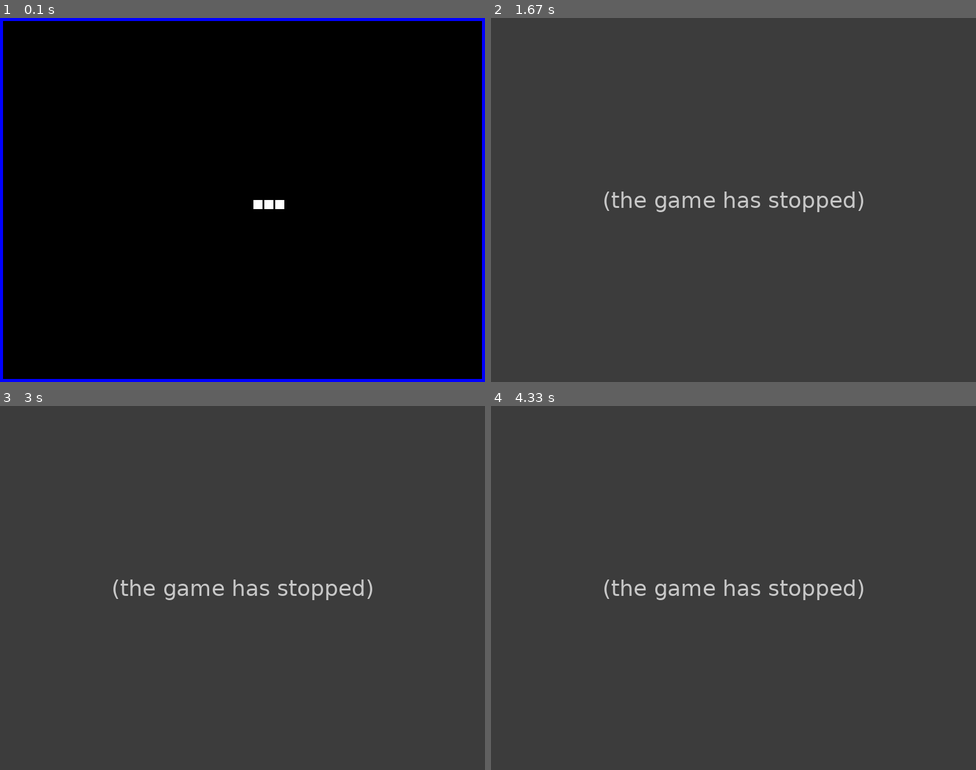
Above: before the commit, frames 1-4 (two rows, left to right).
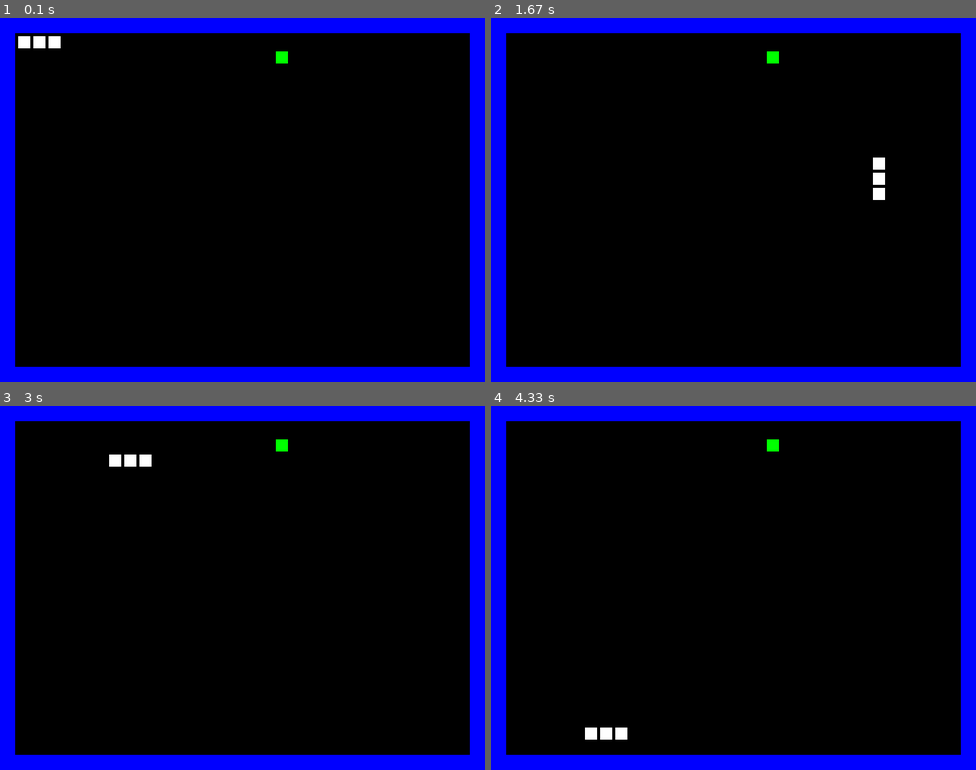
Above: after the commit, the same moments.

Repository: danlls/snake-pygame
Game: pygame game, started from main.py
The game is run twice, just before and just after one commit, with the same random seed, the same clock (stepped at 60 frames per second) and the same inputs.
Inputs:
- Up to frame 1 (0.1 s): no input
- Up to frame 2 (1.67 s): tap Enter at 0.33 s; hold Down 1.17-1.63 s
- Up to frame 3 (3 s): hold Left 1.67-2.07 s; hold Up 2.1-2.47 s; hold Left from 2.5 s (still down)
- Up to frame 4 (4.33 s): release Left at 3.13 s; hold Down 3.17-3.53 s; hold Right from 4.07 s (still down)

The runs differ from the first frame. In frame 1, 12% of the frame differs, in the area x 0-100%, y 0-100%; in frame 2, 100%; in frame 3, 100%; in frame 4, 100%.
Before the commit the program exited at 0.7 s; later frames show no game.

Commit message:
Ref #5 -- Add food to game
Render food, increase snake length after eating food and increase score

Diff:
--- a/main.py
+++ b/main.py
@@ -1,12 +1,21 @@
 import pygame
+import random
 
 # Constants
-FRAMERATE = 30
+FRAMERATE = 20
 
 # Color RGB values
 BLACK = (0, 0, 0)
 WHITE = (255, 255, 255)
 BLUE = (0, 0, 255)
+GREEN = (0, 255, 0)
+
+# Size of each snake segments
+SEGMENT_WIDTH = 20
+SEGMENT_HEIGHT = 20
+SEGMENT_MARGIN = 5
+
+WALL_THICKNESS = 25
 
 
 class Snake(pygame.sprite.Group):
@@ -17,9 +26,10 @@
         self.start_y = start_y
         self.length = length
         self.snake_segments = []
-        self.segment_width=15
-        self.segment_height=15
-        self.segment_margin=3
+        self.segment_width = SEGMENT_WIDTH
+        self.segment_height = SEGMENT_HEIGHT
+        self.segment_margin = SEGMENT_MARGIN
+        self.last_removed = None
 
         # Segment width and height are equal
         # Hence, size of segment in both dimension
@@ -46,6 +56,7 @@
 
     def pop(self):
         last_segment = self.snake_segments.pop()
+        self.last_removed = last_segment
         self.remove(last_segment)
         self.length -= 1
 
@@ -96,6 +107,9 @@
             if self.collides(sprite):
                 return True
         return False
+
+    def grow(self):
+        self.add_segment(self.last_removed.rect.x, self.last_removed.rect.y)
 
 
 class SnakeSegment(pygame.sprite.Sprite):
@@ -136,6 +150,32 @@
         self.rect.y = startpoint[1]
 
 
+class Food(pygame.sprite.Sprite):
+
+    def __init__(self, x_bound, y_bound):
+        super().__init__()
+
+        # Uses same size as snake segment
+        self.image = pygame.Surface([SEGMENT_WIDTH, SEGMENT_HEIGHT])
+        self.image.fill(GREEN)
+
+        self.rect = self.image.get_rect()
+        self.x_bound = x_bound
+        self.y_bound = y_bound
+
+    def spawn(self):
+        # Scale the bounds to segment size
+        segmentx_size = SEGMENT_WIDTH + SEGMENT_MARGIN
+        segmenty_size = SEGMENT_HEIGHT + SEGMENT_MARGIN
+        randx = random.randint(self.x_bound[0] // segmentx_size, self.x_bound[1] // segmentx_size - 1)
+        randy = random.randint(self.y_bound[0] // segmenty_size, self.y_bound[1] // segmenty_size - 1)
+        self.rect.x = (randx - 1) * segmentx_size + SEGMENT_MARGIN + WALL_THICKNESS
+        self.rect.y = (randy - 1) * segmenty_size + SEGMENT_MARGIN + WALL_THICKNESS
+
+    def draw(self, screen):
+        screen.blit(self.image, self.rect)
+
+
 class App:
 
     def __init__(self, width=800, height=600):
@@ -148,22 +188,25 @@
         self.clock = pygame.time.Clock()
         self.running = True
 
-        # Puts snake starting point at middle of screen
-        start_x = self.screen_width/2
-        start_y = self.screen_height/2
-        self.snake = Snake(start_x, start_y, 3)
-
         # Build walls
-        wall_thickness = 5
         wall_color = BLUE
         wall_list = [
-            Wall(wall_color, (0,0), (self.screen_width, 0), wall_thickness),
-            Wall(wall_color, (self.screen_width-wall_thickness, 0), (self.screen_width-wall_thickness, self.screen_height), wall_thickness),
-            Wall(wall_color, (0, self.screen_height-wall_thickness), (self.screen_width-wall_thickness, self.screen_height-wall_thickness), wall_thickness),
-            Wall(wall_color, (0,0), (0,self.screen_height), wall_thickness)
+            Wall(wall_color, (0,0), (self.screen_width, 0), WALL_THICKNESS),
+            Wall(wall_color, (self.screen_width-WALL_THICKNESS, 0), (self.screen_width-WALL_THICKNESS, self.screen_height), WALL_THICKNESS),
+            Wall(wall_color, (0, self.screen_height-WALL_THICKNESS), (self.screen_width-WALL_THICKNESS, self.screen_height-WALL_THICKNESS), WALL_THICKNESS),
+            Wall(wall_color, (0,0), (0,self.screen_height), WALL_THICKNESS)
         ]
         self.walls = pygame.sprite.Group()
         self.walls.add(wall_list)
+
+        # Build food
+        self.food = Food((WALL_THICKNESS, self.screen_width-WALL_THICKNESS), (WALL_THICKNESS, self.screen_height-WALL_THICKNESS))
+        self.food.spawn()
+
+        # Puts snake starting point at top left of screen
+        self.snake = Snake(WALL_THICKNESS+SEGMENT_MARGIN, WALL_THICKNESS+SEGMENT_MARGIN)
+
+        self.score = 0
 
     def run(self):
         while self.running:
@@ -192,13 +235,19 @@
             # Update
             self.snake.move()
             self.walls.draw(self.screen)
+            self.food.draw(self.screen)
             self.snake.draw(self.screen)
-            pygame.display.update()
 
             if self.snake.collides_any(self.walls) or self.snake.collides_any(self.snake.tail()):
                 self.quit()
+
+            if self.snake.collides(self.food):
+                self.score += 1
+                self.snake.grow()
+                self.food.spawn()
+
+            pygame.display.update()
             self.clock.tick(FRAMERATE)
-
 
     def quit(self):
         self.running = False
